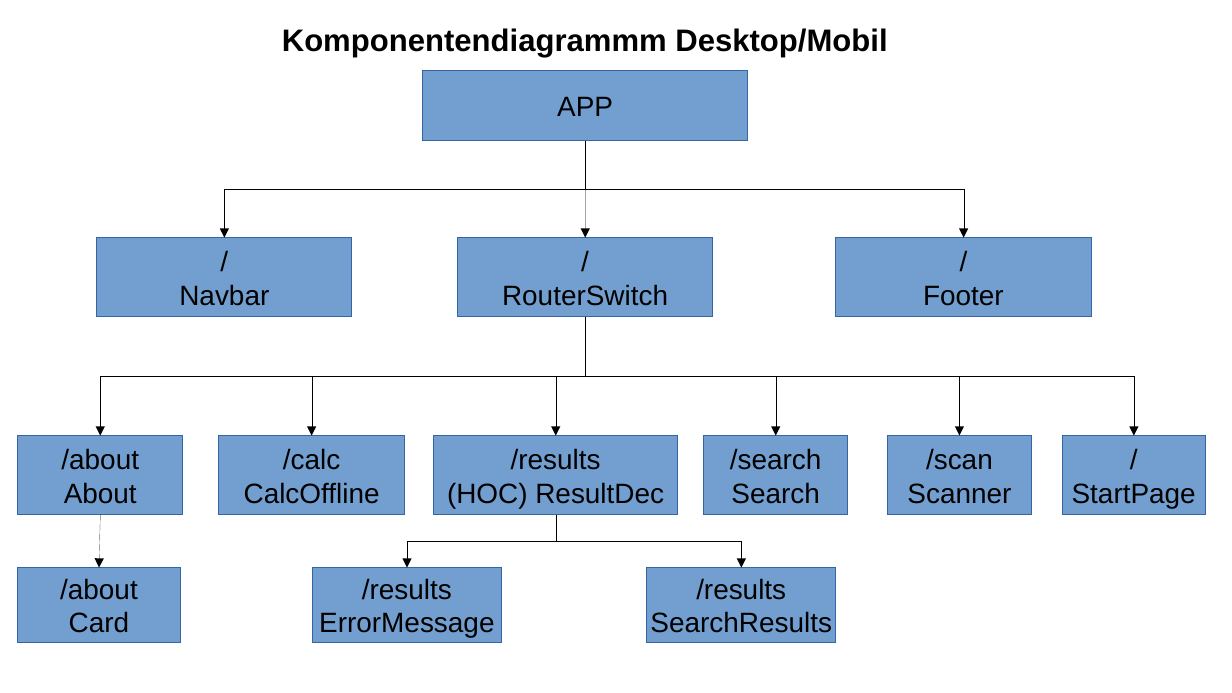
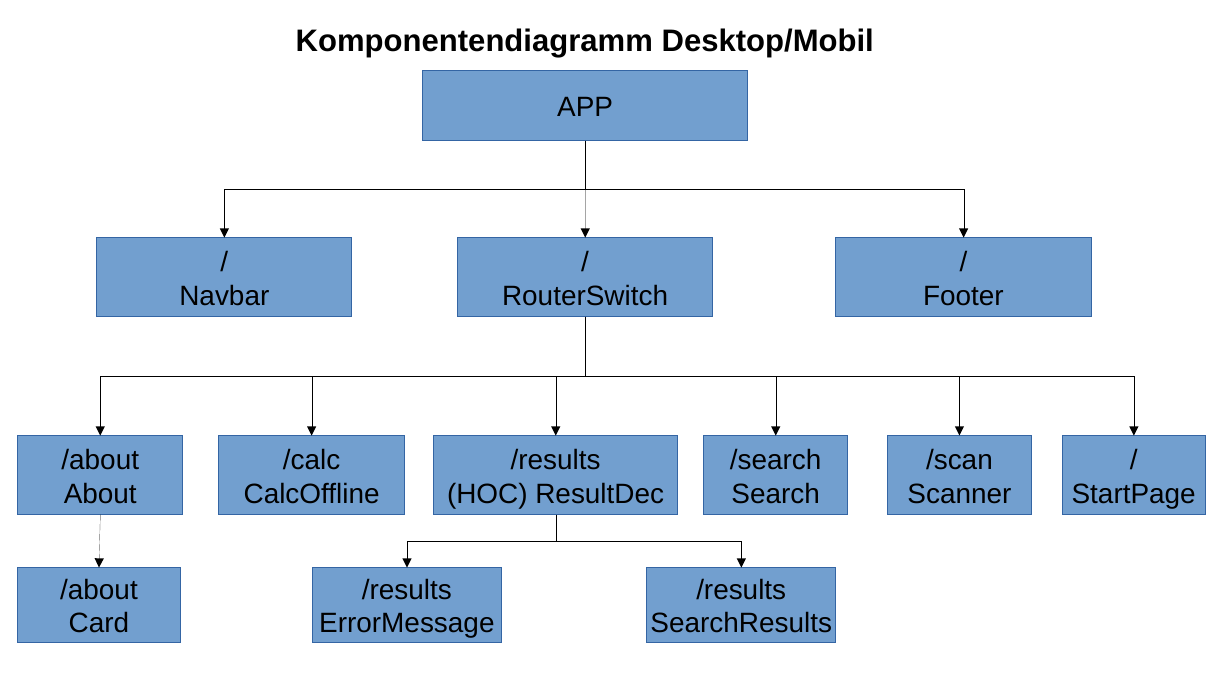
Before and after one commit to HolgerZerbe/foodata, a slide deck: slide 1 of concept/textdateien/Foodata Komponentendiagramm.odp. Drawn at 1232x693 pixels with LibreOffice and Linux fonts; fonts in the diff are those of the drawing. Boxes give left, top, right and bottom in pixels: in the first picture for what was removed or moved away, otherwise in the second. Text is boxed around its words. In the diff, an @@ line names an element or a change of style, - is before the commit and + after.

Commit message:
Komponentendiagramm PDF erstellt

```diff
--- a/concept/textdateien/Foodata Komponentendiagramm.odp
+++ b/concept/textdateien/Foodata Komponentendiagramm.odp
@@ text at box(296, 28, 874, 57): text changed @@
-Komponentendiagrammm Desktop/Mobil
+Komponentendiagramm Desktop/Mobil
```
Also in this commit, not shown: 1 other slide changed, 6 other files.
